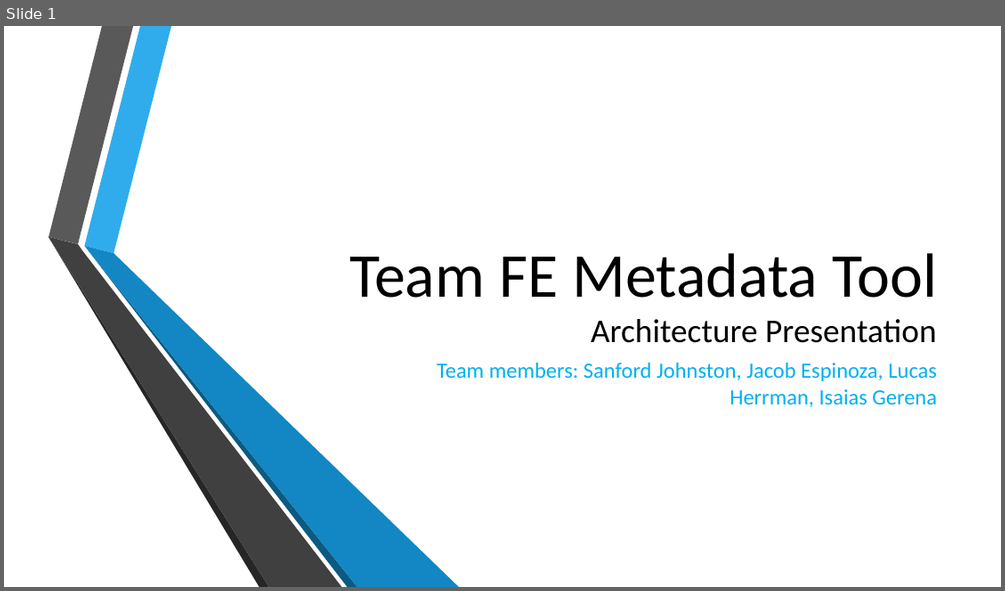
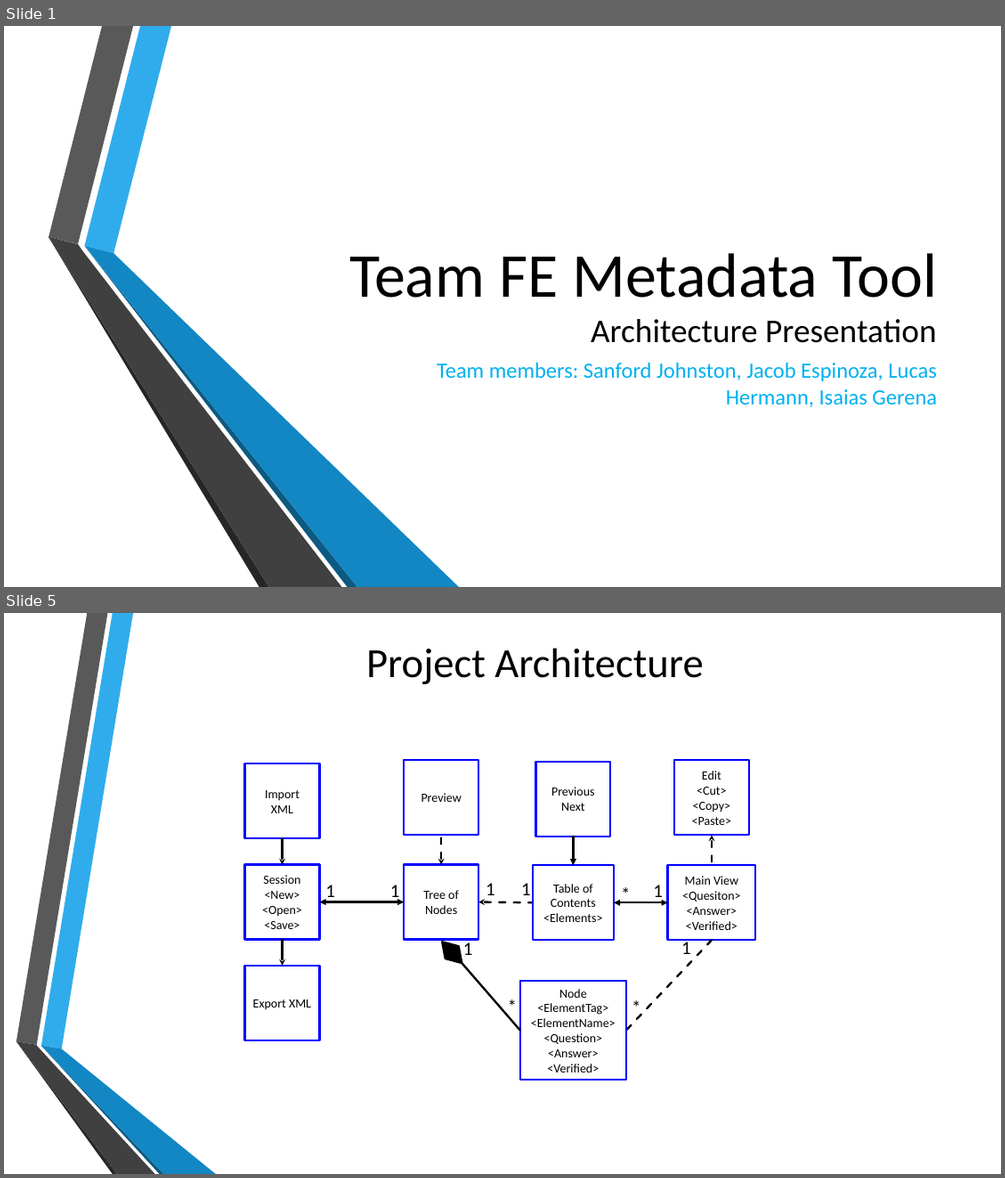
Before and after one commit to NMSU-SDev/team-FE, a slide deck: trunk/docs/TeamFE-ArchPresentation.pptx. Shown one above the other, each under a label of ours: slide 1 before the commit, slides 1 and 5 after it; the slides between them are not shown. The pictures are 1005x591 and 1005x1178 pixels, drawn with LibreOffice and Linux fonts; fonts in the diff are those of the drawing; background and template pictures are left out. Boxes give left, top, right and bottom in pixels: in the first picture for what was removed or moved away, otherwise in the second. Text is boxed around its words. In the diff, an @@ line names an element or a change of style, - is before the commit and + after.

Commit message:
Added content. Needs work.

```diff
--- a/trunk/docs/TeamFE-ArchPresentation.pptx
+++ b/trunk/docs/TeamFE-ArchPresentation.pptx
@@ slide 5 added at [4, 613, 1001, 1174], background picture (left out) @@
@@ title added at [366, 648, 703, 684], 40 pt, text #000000 @@
+Project Architecture
@@ rectangle added at [245, 764, 320, 839], outline #0000FF 2 pt, 12 pt, text #000000 @@
+Import XML
@@ rectangle added at [404, 761, 479, 835], outline #0000FF 2 pt, 12 pt, text #000000 @@
+Preview
@@ rectangle added at [535, 762, 610, 836], outline #0000FF 2 pt, 12 pt, text #000000 @@
+Previous
+Next
@@ rectangle added at [674, 761, 749, 835], outline #0000FF 2 pt, 12 pt, text #000000 @@
+Edit
+<Cut>
+<Copy>
+<Paste>
@@ arrow added from (283, 839) to (283, 864), #000000 2 pt @@
@@ arrow added from (442, 835) to (442, 864), #000000 2 pt dashed @@
@@ arrow added from (573, 836) to (573, 865), #000000 2 pt @@
@@ arrow added from (712, 865) to (712, 835), #000000 2 pt dashed @@
@@ rectangle added at [245, 864, 320, 939], outline #0000FF 2 pt, 12 pt, text #000000 @@
+Session
+<New>
+<Open>
+<Save>
@@ rectangle added at [404, 864, 479, 939], outline #0000FF 2 pt, 12 pt, text #000000 @@
+Tree of Nodes
@@ rectangle added at [533, 865, 615, 940], outline #0000FF 2 pt, 12 pt, text #000000 @@
+Table of Contents
+<Elements>
@@ text added at [614, 878, 639, 908], 18 pt, text #000000 @@
+*
@@ rectangle added at [668, 865, 756, 940], outline #0000FF 2 pt, 12 pt, text #000000 @@
+Main View
+<Quesiton>
+<Answer>
+<Verified>
@@ double arrow added from (320, 901) to (404, 901), #000000 2 pt @@
@@ text added at [325, 884, 335, 903], 18 pt, text #000000 @@
+1
@@ text added at [390, 884, 400, 903], 18 pt, text #000000 @@
+1
@@ arrow added from (533, 902) to (479, 901), #000000 2 pt dashed @@
@@ text added at [485, 883, 495, 901], 18 pt, text #000000 @@
+1
@@ text added at [521, 883, 531, 895], 18 pt, text #000000 @@
+1
@@ double arrow added from (615, 902) to (668, 902), #000000 2 pt @@
@@ text added at [653, 884, 663, 903], 18 pt, text #000000 @@
+1
@@ arrow added from (283, 939) to (283, 965), #000000 2 pt @@
@@ diamond added at [436, 936, 469, 969], fill #000000, outline #000000 2 pt @@
@@ text added at [463, 939, 473, 955], 18 pt, text #000000 @@
+1
@@ line added from (712, 940) to (626, 1030), #000000 2 pt dashed @@
@@ text added at [681, 939, 691, 954], 18 pt, text #000000 @@
+1
@@ rectangle added at [245, 965, 320, 1040], outline #0000FF 2 pt, 12 pt, text #000000 @@
+Export XML
@@ line added from (520, 1030) to (461, 963), #000000 2 pt @@
@@ rectangle added at [520, 981, 626, 1079], outline #0000FF 2 pt, 12 pt, text #000000 @@
+Node
+<ElementTag>
+<ElementName>
+<Question>
+<Answer>
+<Verified>
@@ text added at [501, 991, 526, 1022], 18 pt, text #000000 @@
+*
@@ text added at [624, 991, 650, 1022], 18 pt, text #000000 @@
+*
@@ group added at [16, 613, 216, 1174]: 6 freeform shapes @@
@@ slide 1 changed as well @@
@@ subtitle at [437, 362, 937, 407]: text changed @@
-Team members: Sanford Johnston, Jacob Espinoza, Lucas Herrman, Isaias Gerena
+Team members: Sanford Johnston, Jacob Espinoza, Lucas Hermann, Isaias Gerena
```
Also in this commit, not shown: 3 other slides changed, 1 other slide added, 2 slides removed.
